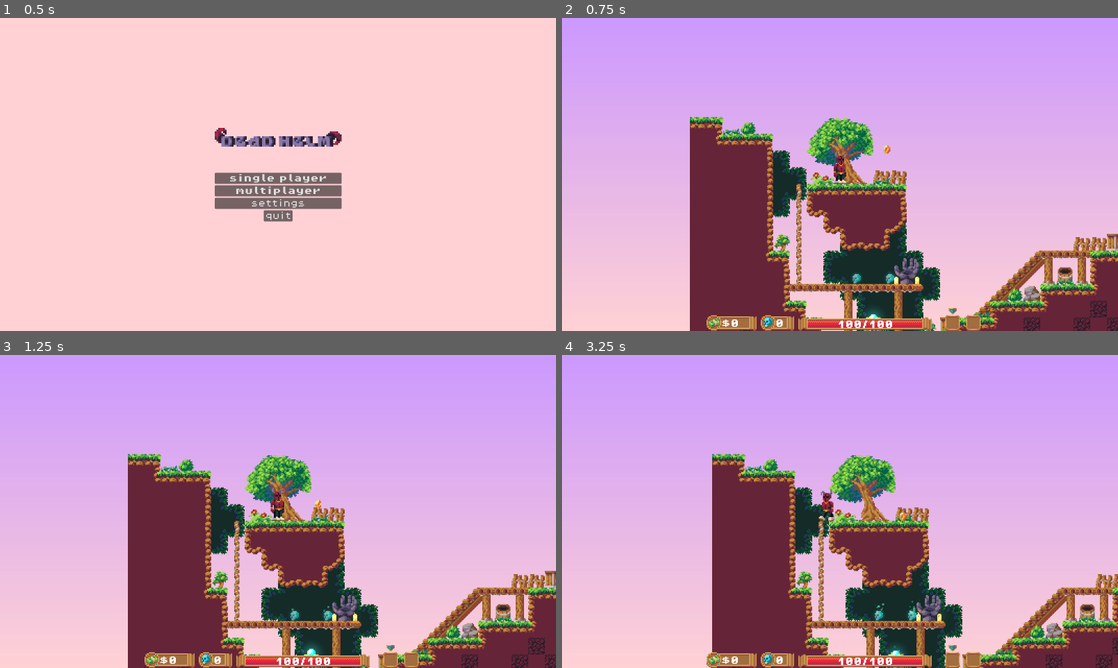
Above: before the commit, frames 1-4 (two rows, left to right).
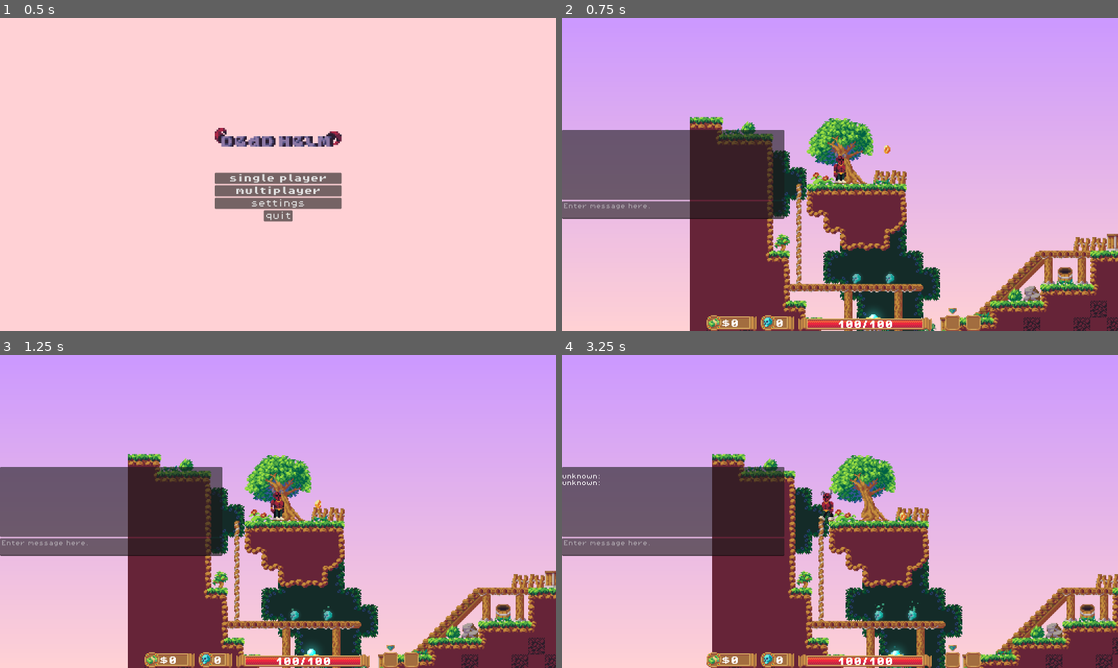
Above: after the commit, the same moments.

Repository: andy-wittig/Deadhelm-WIP
Game: Godot game, scene res://scenes/main_menu.tscn
Same seed, same stepped clock (60 frames per second), same inputs: the game is played once before the commit and once after it.
Inputs (mouse positions are in pixels of both pictures, inside the frame that each line leads up to):
- Up to frame 1 (0.5 s): no input
- Up to frame 2 (0.75 s): click "single player" at 0.5 s
- Up to frame 3 (1.25 s): no input
- Up to frame 4 (3.25 s): tap Enter (send_chat, bound only after the commit) at 1.25, 3.05 s; drag from (951, 658) to (795, 570) at 1.27 s; drag from (973, 658) to (795, 570) at 2.02 s; move the mouse to (878, 517) at 2.77 s; press the mouse at (878, 517) at 2.78 s; hold A (move_left) from 2.78 s (still down)

Frame 1 is identical in both runs. In frame 2, 11% of the frame differs, in the area x 0-65%, y 35-86%; in frame 3, 11%; in frame 4, 11%, in the area x 0-69%, y 35-86%.

Commit message:
added multiplayer chat

Diff:
--- a/project.godot
+++ b/project.godot
@@ -89,6 +89,11 @@
 "events": [Object(InputEventKey,"resource_local_to_scene":false,"resource_name":"","device":-1,"window_id":0,"alt_pressed":false,"shift_pressed":false,"ctrl_pressed":false,"meta_pressed":false,"pressed":false,"keycode":0,"physical_keycode":81,"key_label":0,"unicode":113,"echo":false,"script":null)
 ]
 }
+send_chat={
+"deadzone": 0.5,
+"events": [Object(InputEventKey,"resource_local_to_scene":false,"resource_name":"","device":-1,"window_id":0,"alt_pressed":false,"shift_pressed":false,"ctrl_pressed":false,"meta_pressed":false,"pressed":false,"keycode":0,"physical_keycode":4194309,"key_label":0,"unicode":0,"echo":false,"script":null)
+]
+}
 
 [rendering]
 
--- a/scenes/game.tscn
+++ b/scenes/game.tscn
@@ -541,7 +541,7 @@
 
 [node name="offering shrine" parent="game objects" instance=ExtResource("13_le3ki")]
 z_index = -1
-position = Vector2(144, -48)
+position = Vector2(264, 192)
 soul_cost = 1
 
 [node name="offering shrine2" parent="game objects" instance=ExtResource("13_le3ki")]
--- a/scenes/hud.tscn
+++ b/scenes/hud.tscn
@@ -1,10 +1,11 @@
-[gd_scene load_steps=7 format=3 uid="uid://cv3ipj46sh6tq"]
+[gd_scene load_steps=8 format=3 uid="uid://cv3ipj46sh6tq"]
 
 [ext_resource type="Texture2D" uid="uid://b3spor51sya6b" path="res://assets/sprites/money_ui.png" id="1_bcj4c"]
 [ext_resource type="Texture2D" uid="uid://b1w4puvir581d" path="res://assets/sprites/soul_ui.png" id="2_sxibc"]
 [ext_resource type="Texture2D" uid="uid://52met2jet5e1" path="res://assets/sprites/healthbar.png" id="3_2npvj"]
 [ext_resource type="FontFile" uid="uid://bwho0ihf6hpw6" path="res://assets/fonts/PixelOperator8-Bold.ttf" id="3_jvlyp"]
 [ext_resource type="Texture2D" uid="uid://cx5730avm00l5" path="res://assets/sprites/healthbar_progress.png" id="4_4ieq4"]
+[ext_resource type="PackedScene" uid="uid://n15lqsti4eaq" path="res://scenes/multiplayer_chat.tscn" id="7_3tpw3"]
 [ext_resource type="PackedScene" uid="uid://bqqi6e1x2xkt6" path="res://scenes/item_slot.tscn" id="7_eq0b1"]
 
 [node name="hud" type="CanvasLayer"]
@@ -97,3 +98,5 @@
 [node name="ItemSlot2" parent="Control/HBoxContainer" instance=ExtResource("7_eq0b1")]
 layout_mode = 2
 size_flags_horizontal = 6
+
+[node name="multiplayer_chat" parent="." instance=ExtResource("7_3tpw3")]
--- /dev/null
+++ b/scenes/multiplayer_chat.tscn
@@ -0,0 +1,59 @@
+[gd_scene load_steps=4 format=3 uid="uid://n15lqsti4eaq"]
+
+[ext_resource type="Script" path="res://scripts/multiplayer/multiplayer_chat.gd" id="1_heqm1"]
+[ext_resource type="FontFile" uid="uid://s0bpnvolv2i8" path="res://assets/fonts/PixelOperator8.ttf" id="1_uaj3j"]
+
+[sub_resource type="SceneReplicationConfig" id="SceneReplicationConfig_22imb"]
+properties/0/path = NodePath("VBoxContainer/ChatPanel/ChatScrollContainer/ChatLabel:text")
+properties/0/spawn = true
+properties/0/replication_mode = 1
+
+[node name="multiplayer_chat" type="Control"]
+layout_mode = 3
+anchors_preset = 15
+anchor_right = 1.0
+anchor_bottom = 1.0
+grow_horizontal = 2
+grow_vertical = 2
+script = ExtResource("1_heqm1")
+
+[node name="MultiplayerSynchronizer" type="MultiplayerSynchronizer" parent="."]
+replication_config = SubResource("SceneReplicationConfig_22imb")
+
+[node name="VBoxContainer" type="VBoxContainer" parent="."]
+layout_mode = 1
+anchors_preset = 4
+anchor_top = 0.5
+anchor_bottom = 0.5
+offset_top = -128.0
+offset_right = 640.0
+offset_bottom = 128.0
+grow_vertical = 2
+theme_override_constants/separation = 4
+
+[node name="ChatPanel" type="Panel" parent="VBoxContainer"]
+layout_mode = 2
+size_flags_vertical = 3
+
+[node name="ChatScrollContainer" type="ScrollContainer" parent="VBoxContainer/ChatPanel"]
+layout_mode = 1
+anchors_preset = 15
+anchor_right = 1.0
+anchor_bottom = 1.0
+grow_horizontal = 2
+grow_vertical = 2
+size_flags_vertical = 3
+
+[node name="ChatLabel" type="Label" parent="VBoxContainer/ChatPanel/ChatScrollContainer"]
+layout_mode = 2
+size_flags_horizontal = 3
+size_flags_vertical = 3
+theme_override_fonts/font = ExtResource("1_uaj3j")
+autowrap_mode = 3
+
+[node name="MessageEdit" type="TextEdit" parent="VBoxContainer"]
+layout_mode = 2
+size_flags_vertical = 3
+size_flags_stretch_ratio = 0.25
+theme_override_fonts/font = ExtResource("1_uaj3j")
+placeholder_text = "Enter message here."
--- a/scenes/multiplayer_menu.tscn
+++ b/scenes/multiplayer_menu.tscn
@@ -76,7 +76,7 @@
 layout_mode = 2
 theme_override_fonts/font = ExtResource("2_ashv2")
 theme_override_font_sizes/font_size = 24
-placeholder_text = "player 2"
+placeholder_text = "unknown"
 expand_to_text_length = true
 
 [node name="hostButton" type="Button" parent="VBoxContainer"]
--- a/scenes/settings_menu.tscn
+++ b/scenes/settings_menu.tscn
@@ -139,17 +139,25 @@
 visible = false
 layout_mode = 2
 
-[node name="RemapContainer" type="GridContainer" parent="VBoxContainer/SettingsTabs/CONTROLS"]
+[node name="ScrollContainer" type="ScrollContainer" parent="VBoxContainer/SettingsTabs/CONTROLS"]
 layout_mode = 1
 anchors_preset = 8
 anchor_left = 0.5
 anchor_top = 0.5
 anchor_right = 0.5
 anchor_bottom = 0.5
-offset_top = -20.0
-offset_bottom = 20.0
+offset_left = -160.0
+offset_top = -96.0
+offset_right = 160.0
+offset_bottom = 96.0
 grow_horizontal = 2
 grow_vertical = 2
+horizontal_scroll_mode = 0
+
+[node name="RemapContainer" type="GridContainer" parent="VBoxContainer/SettingsTabs/CONTROLS/ScrollContainer"]
+layout_mode = 2
+size_flags_horizontal = 4
+size_flags_vertical = 4
 columns = 2
 
 [node name="backButton" type="Button" parent="VBoxContainer"]
--- /dev/null
+++ b/scripts/multiplayer/multiplayer_chat.gd
@@ -0,0 +1,13 @@
+extends Control
+
+@onready var message_edit = $VBoxContainer/MessageEdit
+@onready var chat_label = $VBoxContainer/ChatPanel/ChatScrollContainer/ChatLabel
+
+@rpc("any_peer", "call_local")
+func send_chat(username, message):
+	chat_label.text += "\n%s: %s" % [username, message]
+
+func _process(_delta):
+	if Input.is_action_just_pressed("send_chat"):
+		rpc("send_chat", MultiplayerManager.username, message_edit.get_text())
+		message_edit.clear()
--- a/scripts/multiplayer/multiplayer_manager.gd
+++ b/scripts/multiplayer/multiplayer_manager.gd
@@ -1,7 +1,7 @@
 extends Node
 
 var multiplayer_scene = preload("res://scenes/multiplayer_player.tscn")
-var username := ""
+var username := "unknown"
 var _players_spawn_node
 var host_mode_enabled = false
 var multiplayer_mode_enabled = false
--- a/scripts/settings_menu.gd
+++ b/scripts/settings_menu.gd
@@ -14,7 +14,7 @@
 
 @onready var check_windowed = $VBoxContainer/SettingsTabs/DISPLAY/VBoxContainer/CheckWindowed
 @onready var check_vsync = $VBoxContainer/SettingsTabs/DISPLAY/VBoxContainer/CheckVsync
-@onready var remap_container = $VBoxContainer/SettingsTabs/CONTROLS/RemapContainer
+@onready var remap_container = $VBoxContainer/SettingsTabs/CONTROLS/ScrollContainer/RemapContainer
 @onready var music_slider = $VBoxContainer/SettingsTabs/SOUND/VBoxContainer/GridContainer/MusicSlider
 @onready var sfx_slider = $VBoxContainer/SettingsTabs/SOUND/VBoxContainer/GridContainer/SFXSlider
 @onready var MUSIC_BUS_ID = AudioServer.get_bus_index("Music")
